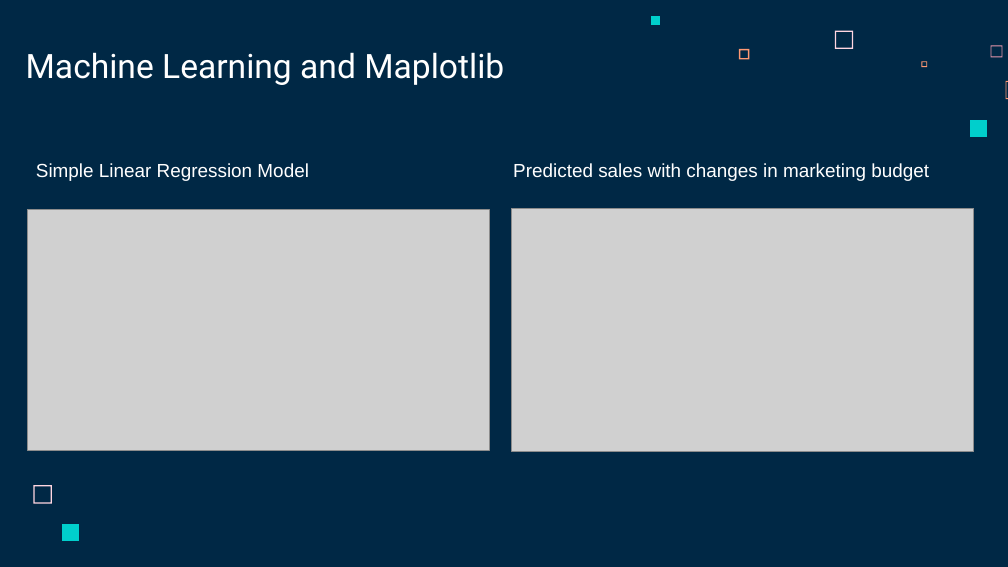
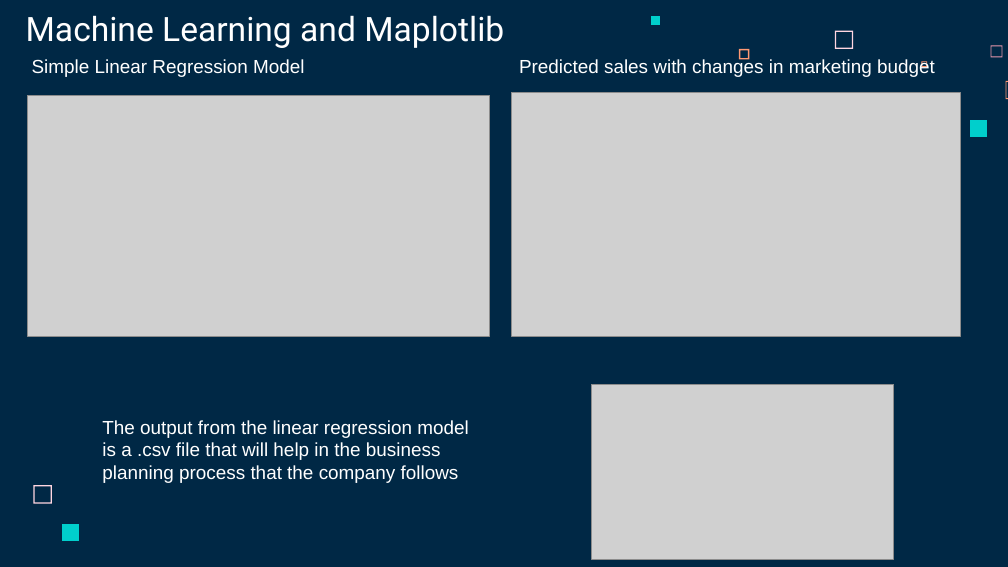
Before and after one commit to RodrigoCR25/EVENFLO-project, a slide deck: slide 8 of DATA CONSULTING.pptx. Drawn at 1008x567 pixels with LibreOffice and Linux fonts; fonts in the diff are those of the drawing; grey boxes stand for pictures. Boxes give left, top, right and bottom in pixels: in the first picture for what was removed or moved away, otherwise in the second. Text is boxed around its words. In the diff, an @@ line names an element or a change of style, - is before the commit and + after.

Commit message:
Final updates for our presentation.

```diff
--- a/DATA CONSULTING.pptx
+++ b/DATA CONSULTING.pptx
@@ text "Machine Learning and Maplotlib": place and size @@
-text "Machine Learning and Maplotlib" at bbox=[26, 52, 504, 85]
+text "Machine Learning and Maplotlib" at bbox=[26, 15, 504, 48]
@@ text "Simple Linear Regression Model": place and size @@
-text "Simple Linear Regression Model" at bbox=[36, 163, 308, 181]
+text "Simple Linear Regression Model" at bbox=[32, 59, 304, 77]
@@ text "Predicted sales with changes in ...": place and size @@
-text "Predicted sales with changes in ..." at bbox=[513, 163, 929, 181]
+text "Predicted sales with changes in ..." at bbox=[519, 59, 935, 77]
@@ picture: place and size @@
-picture at bbox=[27, 209, 489, 451]
+picture at bbox=[27, 95, 489, 337]
@@ picture: place and size @@
-picture at bbox=[512, 208, 974, 451]
+picture at bbox=[512, 93, 961, 337]
@@ picture added at bbox=[592, 384, 894, 560] @@
@@ text added at bbox=[102, 420, 468, 483], 18 pt, text #FFFFFF @@
+The output from the linear regression model
+is a .csv file that will help in the business
+planning process that the company follows
```
Also in this commit, not shown: 3 other slides changed, 1 slide added, 1 slide removed.
